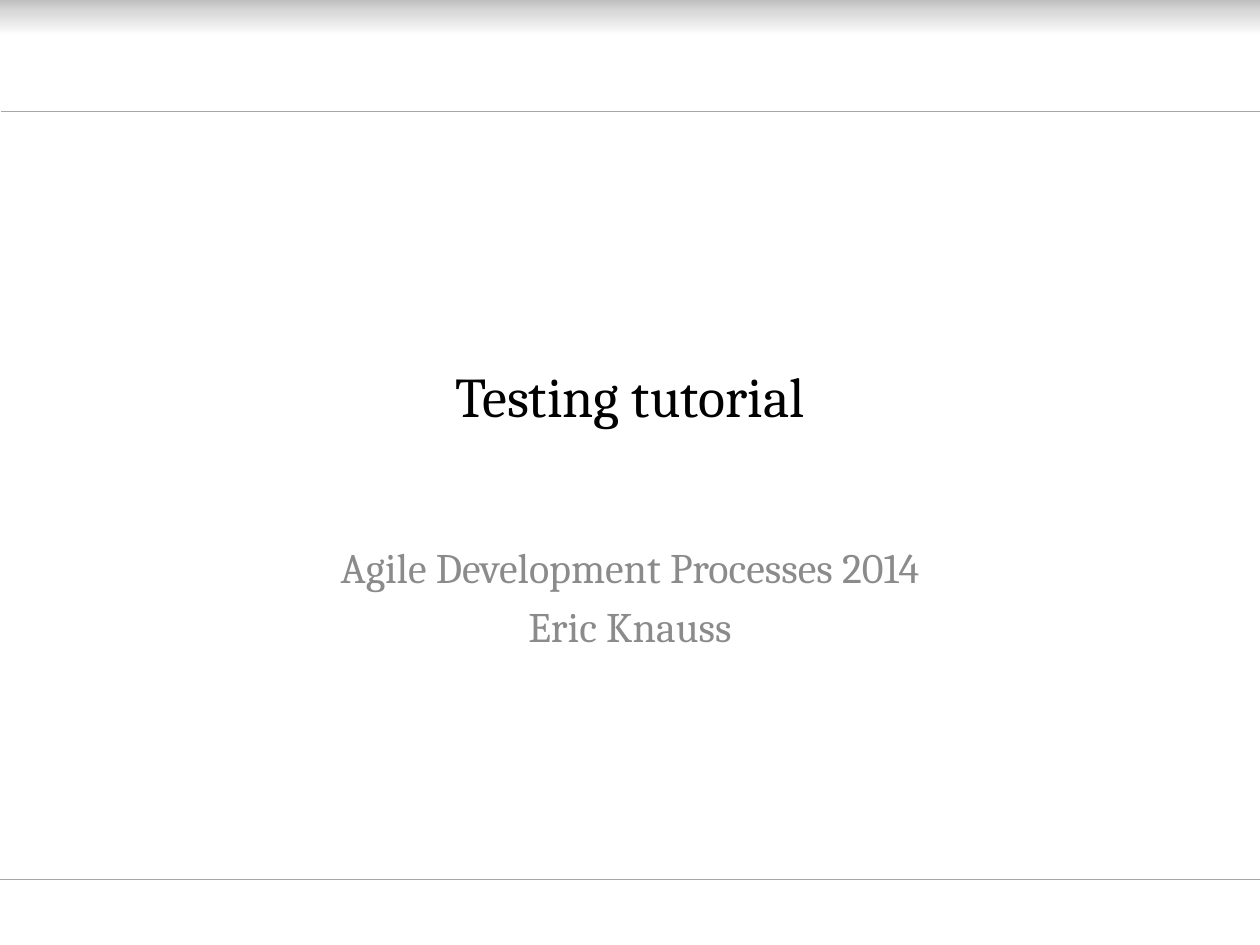
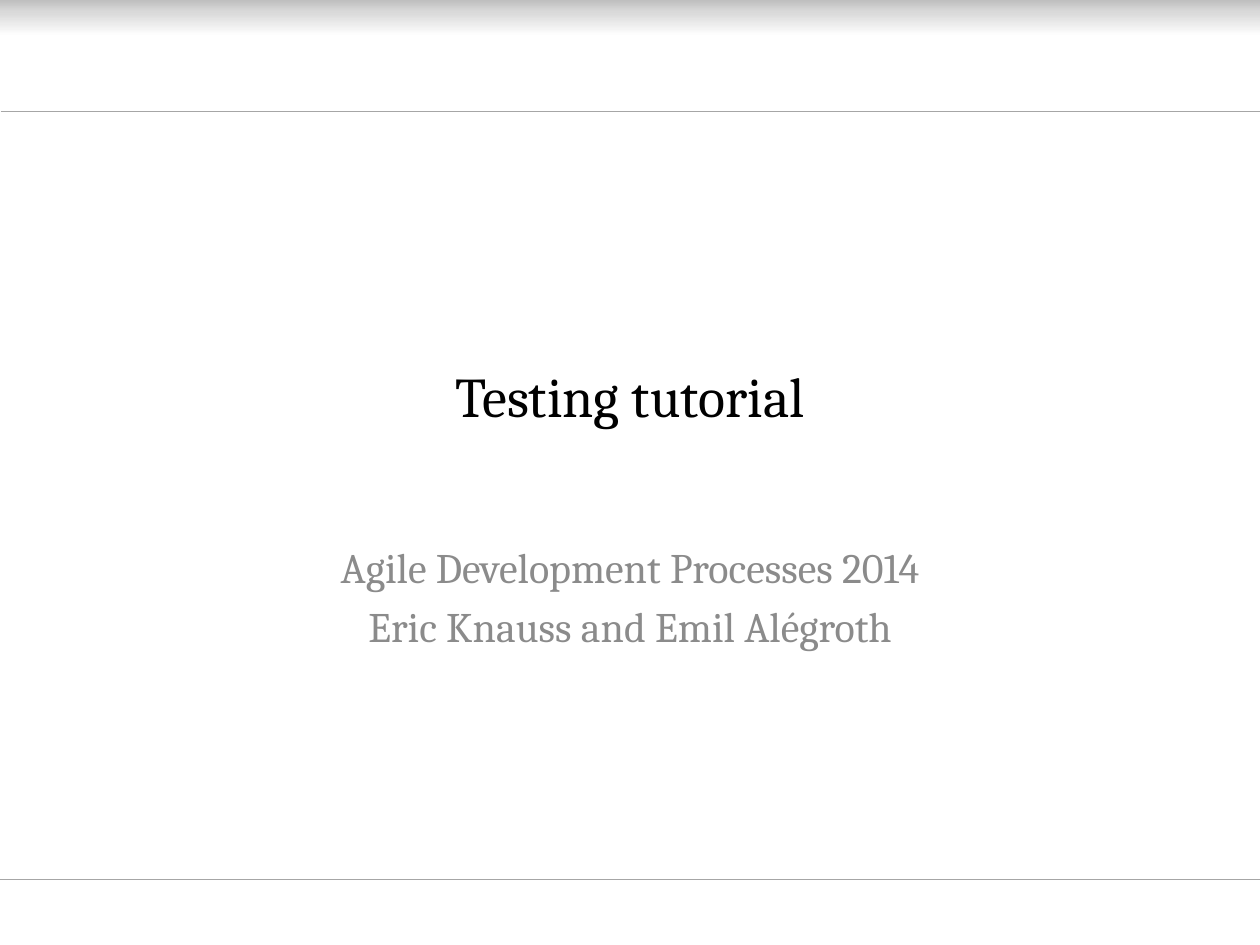
Before and after one commit to oerich/EDA397, a slide deck: slide 1 of Slides/src/agile-dev-processes-5-testing-tutorial.pptx. Drawn at 1260x945 pixels with LibreOffice and Linux fonts; fonts in the diff are those of the drawing; background and template pictures are left out. Boxes give left, top, right and bottom in pixels: in the first picture for what was removed or moved away, otherwise in the second. Text is boxed around its words. In the diff, an @@ line names an element or a change of style, - is before the commit and + after.

```diff
--- a/Slides/src/agile-dev-processes-5-testing-tutorial.pptx
+++ b/Slides/src/agile-dev-processes-5-testing-tutorial.pptx
@@ subtitle at <box>368,612,891,651</box>: text changed @@
-Eric Knauss
+Eric Knauss and Emil Alégroth
```
Also in this commit, not shown: 1 other slide changed, 4 slides added.
